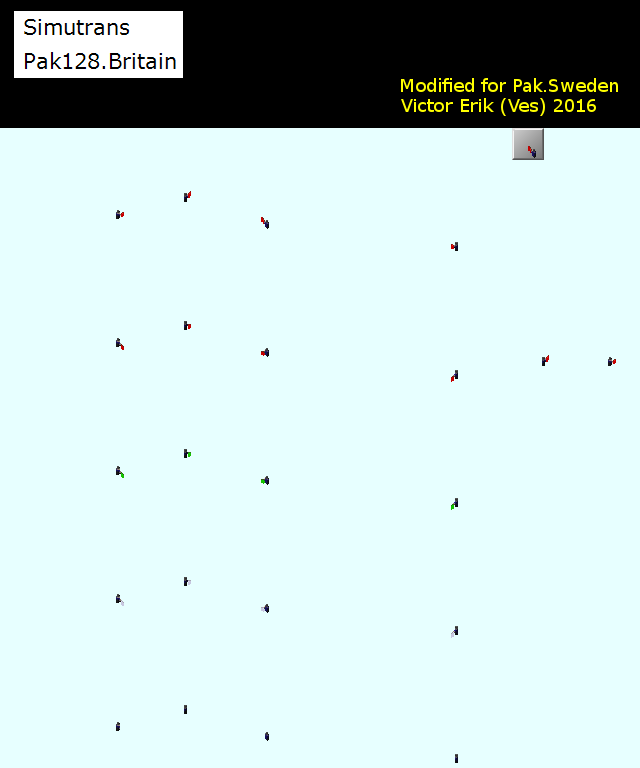
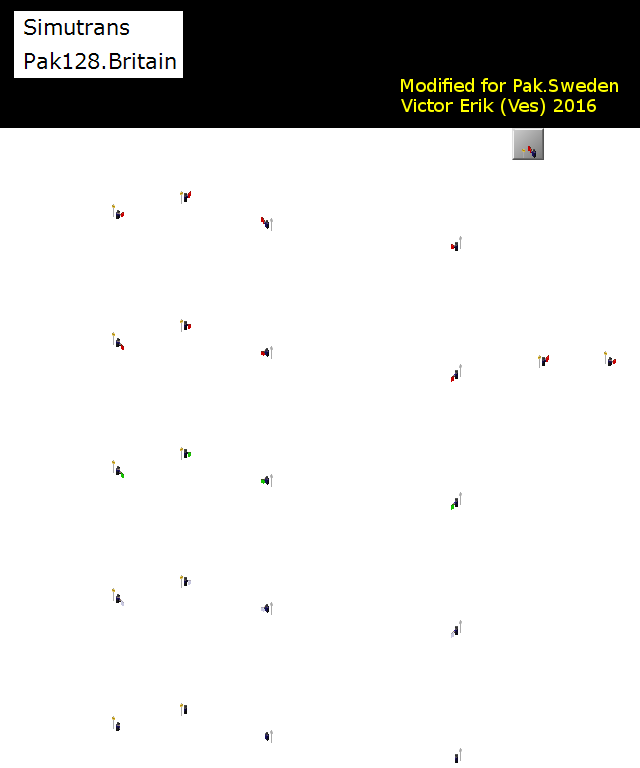
Layer changes from the first 640×768 image to the second:
added layer "Skylt" above "Signalskärm" over [112,148,607,761]
added layer "Knapp" above "Bakgrund" over [522,148,525,158]
hid "Bakgrund", painted on it over [0,128,640,768]
